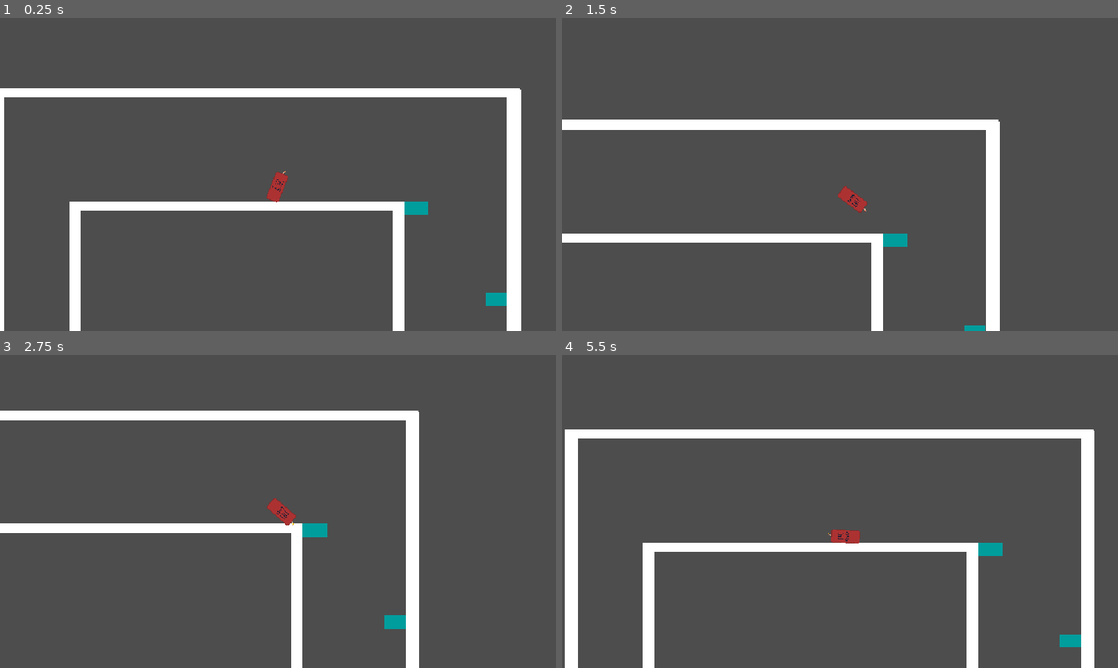
Above: before the commit, frames 1-4 (two rows, left to right).
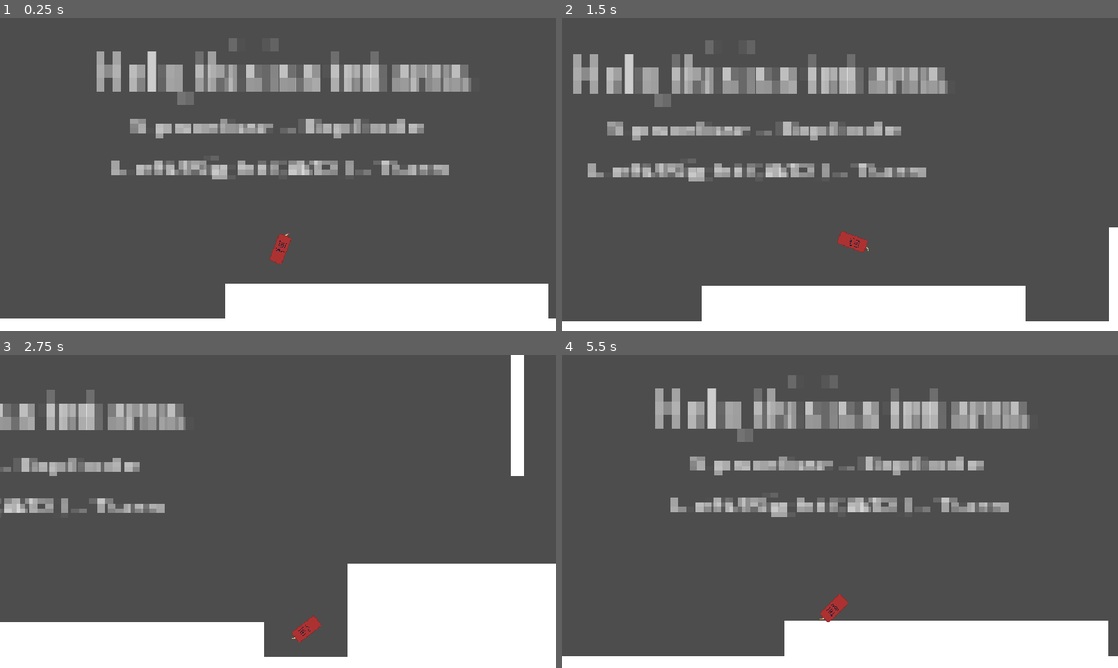
Above: after the commit, the same moments.

Repository: ilgalov/kamekadze
Game: Godot game, scene res://scene/game.tscn
Same seed, same stepped clock (60 frames per second), same inputs: the game is played once before the commit and once after it.
Inputs:
- Up to frame 1 (0.25 s): no input
- Up to frame 2 (1.5 s): tap Enter (ui_accept) at 0.5, 0.77 s; hold Right (ui_right) 0.53-1.28 s; hold Left (ui_left) from 1.28 s (still down)
- Up to frame 3 (2.75 s): tap Enter (ui_accept) at 1.52 s; release Left (ui_left) at 2.03 s; hold Right (ui_right) from 2.03 s (still down)
- Up to frame 4 (5.5 s): tap Enter (ui_accept) at 3.02, 3.77, 4.52 s; release Right (ui_right) at 3.53 s; hold Left (ui_left) from 3.53 s (still down)

The runs differ from the first frame. In frame 1, 26% of the frame differs, in the area x 0-100%, y 6-100%; in frame 2, 24%; in frame 3, 30%, in the area x 0-100%, y 0-100%; in frame 4, 27%.

Commit message:
SavePoint

Diff:
--- a/player/player_tnt.tscn
+++ b/player/player_tnt.tscn
@@ -1,7 +1,7 @@
 [gd_scene format=3 uid="uid://8tipul0mg5qk"]
 
 [ext_resource type="Texture2D" uid="uid://mulijsvts8n5" path="res://sprite/tnt.png" id="1_bu7am"]
-[ext_resource type="Script" uid="uid://cik5gdi5oh5ir" path="res://script/player_tnt.gd" id="1_duxnt"]
+[ext_resource type="Script" uid="uid://cik5gdi5oh5ir" path="res://player/script/player_tnt.gd" id="1_duxnt"]
 [ext_resource type="Script" uid="uid://duvfkhoyblfyq" path="res://player/Camera/camera_2d.gd" id="3_sr2m4"]
 [ext_resource type="AudioStream" uid="uid://cb5kfw0abwg3b" path="res://sound/взрыв.MP3" id="4_ghfsp"]
 [ext_resource type="AudioStream" uid="uid://8amghqccgpbo" path="res://sound/zvuk-peska-5.mp3" id="5_cmeql"]
--- a/script/player_tnt.gd
+++ b/player/script/player_tnt.gd
@@ -3,6 +3,9 @@
 var speed_rot := 15
 var jump_count = 0
 var jump = false
+
+func _ready() -> void:
+	global_position = Global.spawn
 
 func _integrate_forces(state: PhysicsDirectBodyState2D) -> void:
 	if (Input.is_action_just_pressed("ui_accept") or jump) and jump_count > 0:
--- a/project.godot
+++ b/project.godot
@@ -18,6 +18,10 @@
 run/main_scene="uid://b28mymkxpotkt"
 config/features=PackedStringArray("4.6", "GL Compatibility")
 config/icon="res://icon.svg"
+
+[autoload]
+
+Global="*uid://cb2nbjcloxohp"
 
 [display]
 
--- a/scene/game.tscn
+++ b/scene/game.tscn
@@ -3,6 +3,7 @@
 [ext_resource type="PackedScene" uid="uid://b6e3o4ryjkd7l" path="res://static/wall.tscn" id="1_dbls1"]
 [ext_resource type="PackedScene" uid="uid://8tipul0mg5qk" path="res://player/player_tnt.tscn" id="2_33cqm"]
 [ext_resource type="PackedScene" uid="uid://dcr58so575tea" path="res://static/water.tscn" id="3_33cqm"]
+[ext_resource type="PackedScene" uid="uid://6a65es271nxm" path="res://static/save_point.tscn" id="4_xwcet"]
 
 [node name="game" type="Node2D" unique_id=709406384]
 
@@ -50,14 +51,14 @@
 scale = Vector2(0.4740901, 4.176939)
 
 [node name="player_tnt" parent="." unique_id=54438833 instance=ExtResource("2_33cqm")]
-position = Vector2(1971, -460)
+position = Vector2(567.0001, 367)
 rotation = 0.37347364
 
 [node name="Label" type="Label" parent="." unique_id=2092429065]
 offset_left = -139.0
-offset_top = 15.999985
+offset_top = 16.0
 offset_right = -9.0
-offset_bottom = 65.70415
+offset_bottom = 65.70416
 scale = Vector2(11.264239, 18.429537)
 theme_override_font_sizes/font_size = 5
 text = "Hello, this is a test area.
@@ -90,3 +91,6 @@
 [node name="Water4" parent="." unique_id=832301275 instance=ExtResource("3_33cqm")]
 position = Vector2(2330, 75.99998)
 scale = Vector2(0.45238486, 1)
+
+[node name="SavePoint" parent="." unique_id=794719638 instance=ExtResource("4_xwcet")]
+position = Vector2(2084, -404)
--- /dev/null
+++ b/script/Global.gd
@@ -0,0 +1,3 @@
+extends Node
+
+var spawn: Vector2 = Vector2(587, 367)
--- /dev/null
+++ b/static/save_point.tscn
@@ -0,0 +1,45 @@
+[gd_scene format=3 uid="uid://6a65es271nxm"]
+
+[sub_resource type="GDScript" id="GDScript_wvpmc"]
+resource_name = "SavePoint"
+script/source = "extends StaticBody2D
+
+
+func _on_area_2d_body_entered(_body: Node2D) -> void:
+	Global.spawn = global_position + Vector2(0, -50)
+"
+
+[sub_resource type="CapsuleShape2D" id="CapsuleShape2D_wvpmc"]
+radius = 9.0
+height = 20.0
+
+[node name="SavePoint" type="StaticBody2D" unique_id=794719638]
+script = SubResource("GDScript_wvpmc")
+
+[node name="ColorRect" type="ColorRect" parent="." unique_id=340858593]
+anchors_preset = 8
+anchor_left = 0.5
+anchor_top = 0.5
+anchor_right = 0.5
+anchor_bottom = 0.5
+offset_top = -20.0
+offset_right = 3.5
+grow_horizontal = 2
+grow_vertical = 2
+color = Color(0.4574036, 0.34918332, 0.19649062, 1)
+
+[node name="ColorRect2" type="ColorRect" parent="." unique_id=2052179619]
+offset_left = 3.0
+offset_top = -20.0
+offset_right = 18.0
+offset_bottom = -12.0
+metadata/_edit_use_anchors_ = true
+
+[node name="Area2D" type="Area2D" parent="." unique_id=1320078918]
+collision_layer = 0
+
+[node name="CollisionShape2D" type="CollisionShape2D" parent="Area2D" unique_id=451850164]
+position = Vector2(9, -10)
+shape = SubResource("CapsuleShape2D_wvpmc")
+
+[connection signal="body_entered" from="Area2D" to="." method="_on_area_2d_body_entered"]
Renamed: script/player_tnt.gd.uid -> player/script/player_tnt.gd.uid
Not shown, added: script/Global.gd.uid
